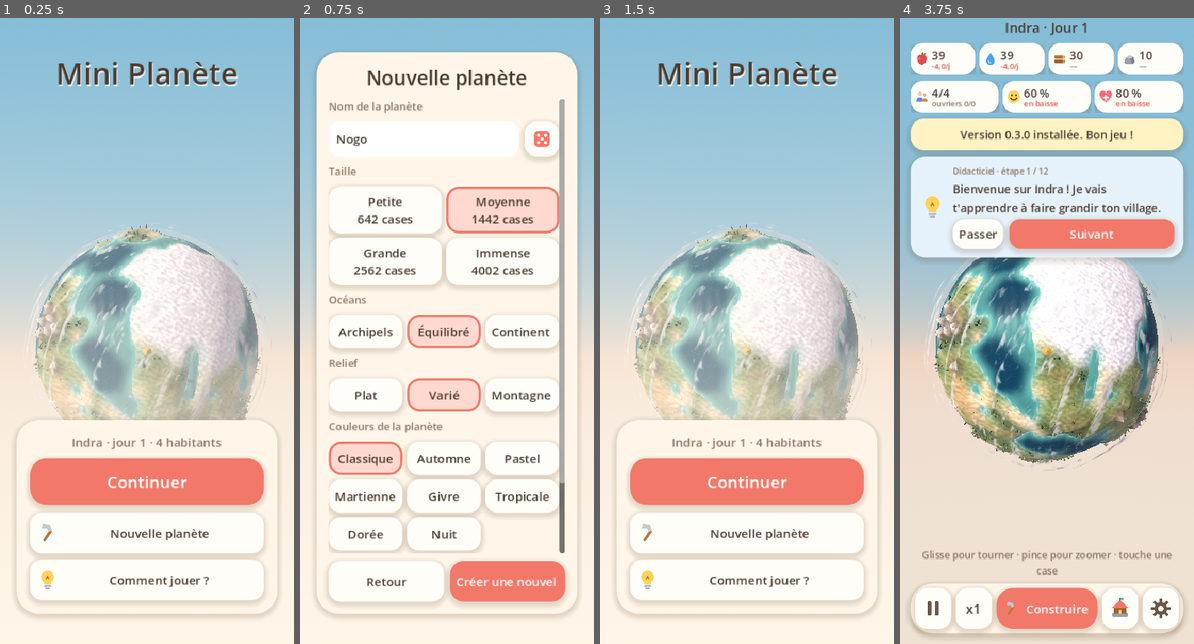
Above: before the commit, frames 1-4 (left to right).
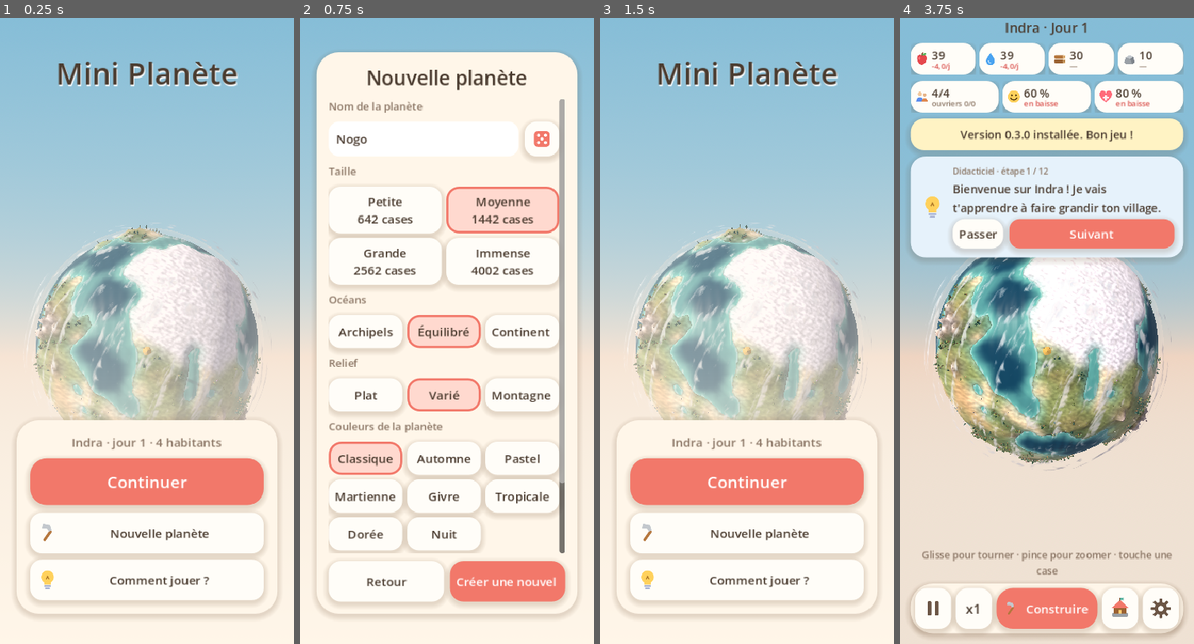
Above: after the commit, the same moments.

Repository: arthurlarguinat2-max/Github
Game: Godot game, scene res://scenes/main.tscn
Two runs of this game, one before a commit and one after it. Both use one fixed random seed, a clock stepped at 60 frames per second and the inputs below.
Inputs (mouse positions are in pixels of both pictures, inside the frame that each line leads up to):
- Up to frame 1 (0.25 s): no input
- Up to frame 2 (0.75 s): click "Nouvelle planète" at 0.5 s
- Up to frame 3 (1.5 s): click (744, 600) at 1.27 s; type "Alex" at 1.35 s
- Up to frame 4 (3.75 s): click "Nouvelle planète" at 2 s; click (1044, 600) at 2.77 s; type "Alex" at 2.85 s; click "Comment jouer ?" at 3.5 s

The runs differ from the first frame. In frame 1, 0.3% of the frame differs, in the area x 11-89%, y 32-65%; in frame 2, nothing differs; in frame 3, 0.4%; in frame 4, 0.9%, in the area x 11-89%, y 38-72%.

Commit message:
Redessine les rivages et le village : vergers, ruchers et bains

Diff:
--- /dev/null
+++ b/assets/icons/ui/apiary.svg
@@ -0,0 +1 @@
+<svg xmlns="http://www.w3.org/2000/svg" width="64" height="64" viewBox="0 0 64 64"><path d="M9 50c2-22 9-39 23-39s22 15 23 39q-20 8-46 0" fill="#dda950"/><path d="M17 30q15 6 30 0m-33 9q18 7 36 0" fill="none" stroke="#a66e3a" stroke-width="4"/><ellipse cx="32" cy="47" rx="6" ry="5" fill="#674332"/></svg>
--- /dev/null
+++ b/assets/icons/ui/bathhouse.svg
@@ -0,0 +1 @@
+<svg xmlns="http://www.w3.org/2000/svg" width="64" height="64" viewBox="0 0 64 64"><ellipse cx="32" cy="44" rx="26" ry="12" fill="#9c9990"/><ellipse cx="32" cy="41" rx="22" ry="8" fill="#77bbc1"/><path d="M23 30c-8-8 8-10 2-19m11 17c-6-6 7-10 3-17" fill="none" stroke="#dcd9cd" stroke-width="4" stroke-linecap="round"/></svg>
--- /dev/null
+++ b/assets/icons/ui/orchard.svg
@@ -0,0 +1 @@
+<svg xmlns="http://www.w3.org/2000/svg" width="64" height="64" viewBox="0 0 64 64"><path d="M27 56V24h8v32" fill="#80573c"/><path d="M11 32C4 21 16 14 21 14c4-14 26-13 29 2 15 4 12 24-2 25H20q-8 0-9-9" fill="#688755"/><g fill="#ef9361"><circle cx="20" cy="29" r="4"/><circle cx="40" cy="18" r="4"/><circle cx="45" cy="32" r="4"/></g></svg>
--- a/assets/terrain/ground.gdshader
+++ b/assets/terrain/ground.gdshader
@@ -21,5 +21,11 @@
 	if (!OUTPUT_IS_SRGB) { soil = pow(soil, vec3(2.2)); }
 	ALBEDO = soil * (0.68 + 0.45 * patches + 0.26 * grit)
 		* mix(vec3(1.0), vec3(0.66, 0.61, 0.57) + 0.48 * strata, cliff);
-	ROUGHNESS = 0.94;
+	// A damp band and fine sand ridges follow elevation around each shoreline.
+	float elevation = length(pos) - 1.0;
+	float beach = (1.0 - smoothstep(0.002, 0.011, elevation)) * (1.0 - cliff);
+	float damp = 1.0 - smoothstep(0.0005, 0.004 + patches * 0.0015, elevation);
+	float sand = sin(elevation * 2800.0 + patches * 4.0) * 0.025;
+	ALBEDO *= 1.0 + beach * (sand - 0.18 * damp);
+	ROUGHNESS = mix(0.94, 0.56, beach * damp);
 }
--- a/data/buildings.json
+++ b/data/buildings.json
@@ -402,6 +402,80 @@
 				"desert",
 				"hills"
 			]
+		},
+		"orchard": {
+			"name_key": "BLD_ORCHARD",
+			"short_key": "BLD_ORCHARD_SHORT",
+			"desc_key": "BLD_ORCHARD_DESC",
+			"age": "stone",
+			"category": "food",
+			"order": 45,
+			"priority": 3,
+			"cost": {
+				"wood": 12,
+				"stone": 3
+			},
+			"territory": 1,
+			"terrains": [
+				"plains",
+				"forest",
+				"hills"
+			],
+			"build_days": 0.5,
+			"produces": {
+				"food": 5
+			},
+			"profession": "gatherer",
+			"workers": 1,
+			"fertility_bonus": true
+		},
+		"apiary": {
+			"name_key": "BLD_APIARY",
+			"short_key": "BLD_APIARY_SHORT",
+			"desc_key": "BLD_APIARY_DESC",
+			"age": "stone",
+			"category": "food",
+			"order": 46,
+			"priority": 3,
+			"cost": {
+				"wood": 18,
+				"stone": 5
+			},
+			"territory": 1,
+			"terrains": [
+				"plains",
+				"forest",
+				"hills"
+			],
+			"build_days": 0.5,
+			"produces": {
+				"food": 3
+			},
+			"profession": "farmer",
+			"workers": 1,
+			"happiness": 3
+		},
+		"bathhouse": {
+			"name_key": "BLD_BATHHOUSE",
+			"short_key": "BLD_BATHHOUSE_SHORT",
+			"desc_key": "BLD_BATHHOUSE_DESC",
+			"age": "stone",
+			"category": "services",
+			"order": 47,
+			"priority": 3,
+			"cost": {
+				"stone": 18,
+				"wood": 12
+			},
+			"territory": 1,
+			"terrains": [
+				"plains",
+				"forest",
+				"hills"
+			],
+			"build_days": 0.5,
+			"workers": 0,
+			"health": 4
 		}
 	},
 	"start": {
--- a/data/locale/en.json
+++ b/data/locale/en.json
@@ -331,5 +331,14 @@
 	"TUTO_TOWNHALL": "This is your town hall, the heart of the village. Tap the Village button (bottom) to explore it.",
 	"TUTO_TRAIN_WATER": "A well needs a water carrier. Open Village, People tab, and train a water carrier.",
 	"TUTO_TRAIN_GATHERER": "Train 2 gatherers in Village, People tab.",
-	"TUTO_UPGRADE": "Once you have 6 people and enough wood and stone, upgrade the town hall to unlock new buildings and skills."
+	"TUTO_UPGRADE": "Once you have 6 people and enough wood and stone, upgrade the town hall to unlock new buildings and skills.",
+	"BLD_ORCHARD": "Orchard",
+	"BLD_ORCHARD_SHORT": "Fruit",
+	"BLD_ORCHARD_DESC": "A gatherer harvests fruit. Fertile land improves the harvest.",
+	"BLD_APIARY": "Apiary",
+	"BLD_APIARY_SHORT": "Honey",
+	"BLD_APIARY_DESC": "A farmer gathers honey from the hives and improves village happiness.",
+	"BLD_BATHHOUSE": "Village baths",
+	"BLD_BATHHOUSE_SHORT": "Baths",
+	"BLD_BATHHOUSE_DESC": "A sheltered stone pool where villagers look after their health."
 }
--- a/data/locale/fr.json
+++ b/data/locale/fr.json
@@ -331,5 +331,14 @@
 	"TUTO_TOWNHALL": "Voici ton Hôtel de ville, le cœur du village. Touche le bouton Village (en bas) pour le découvrir.",
 	"TUTO_TRAIN_WATER": "Un puits a besoin d'un porteur d'eau. Ouvre Village, onglet Habitants, et forme un porteur d'eau.",
 	"TUTO_TRAIN_GATHERER": "Forme 2 cueilleurs dans Village, onglet Habitants.",
-	"TUTO_UPGRADE": "Quand tu auras 6 habitants et assez de bois et de pierre, améliore l'Hôtel de ville pour débloquer de nouveaux bâtiments et compétences."
+	"TUTO_UPGRADE": "Quand tu auras 6 habitants et assez de bois et de pierre, améliore l'Hôtel de ville pour débloquer de nouveaux bâtiments et compétences.",
+	"BLD_ORCHARD": "Verger",
+	"BLD_ORCHARD_SHORT": "Fruits",
+	"BLD_ORCHARD_DESC": "Un cueilleur récolte les fruits. Les terres fertiles améliorent la récolte.",
+	"BLD_APIARY": "Rucher",
+	"BLD_APIARY_SHORT": "Miel",
+	"BLD_APIARY_DESC": "Un agriculteur récolte le miel des ruches et contribue au bonheur du village.",
+	"BLD_BATHHOUSE": "Bains du village",
+	"BLD_BATHHOUSE_SHORT": "Bains",
+	"BLD_BATHHOUSE_DESC": "Un bassin de pierre abrité où les habitants prennent soin de leur santé."
 }
--- a/data/townhall.json
+++ b/data/townhall.json
@@ -13,7 +13,8 @@
 				"gatherer": 2,
 				"woodcutter": 2,
 				"well": 2,
-				"quarry": 1
+				"quarry": 1,
+				"orchard": 1
 			},
 			"professions": [
 				"water_carrier",
@@ -44,7 +45,10 @@
 				"woodcutter": 3,
 				"well": 3,
 				"quarry": 2,
-				"field": 2
+				"field": 2,
+				"orchard": 1,
+				"apiary": 1,
+				"bathhouse": 1
 			},
 			"professions": [
 				"water_carrier",
@@ -88,7 +92,10 @@
 				"mill": 1,
 				"bakery": 1,
 				"workshop": 1,
-				"outpost": 2
+				"outpost": 2,
+				"orchard": 2,
+				"apiary": 1,
+				"bathhouse": 1
 			},
 			"professions": [
 				"water_carrier",
@@ -137,7 +144,10 @@
 				"workshop": 2,
 				"outpost": 3,
 				"healer": 2,
-				"stone_circle": 1
+				"stone_circle": 1,
+				"orchard": 2,
+				"apiary": 2,
+				"bathhouse": 2
 			},
 			"professions": [
 				"water_carrier",
@@ -195,7 +205,10 @@
 				"workshop": 3,
 				"outpost": 4,
 				"healer": 3,
-				"stone_circle": 2
+				"stone_circle": 2,
+				"orchard": 3,
+				"apiary": 2,
+				"bathhouse": 2
 			},
 			"professions": [
 				"water_carrier",
@@ -246,7 +259,10 @@
 				"workshop": 4,
 				"outpost": 6,
 				"healer": 4,
-				"stone_circle": 3
+				"stone_circle": 3,
+				"orchard": 3,
+				"apiary": 3,
+				"bathhouse": 3
 			},
 			"professions": [
 				"water_carrier",
--- a/scripts/core/user_settings.gd
+++ b/scripts/core/user_settings.gd
@@ -10,7 +10,6 @@
 	"haptics": true,
 	"language": "",     # "" = follow the device language
 	"clouds": true,
-	"outlines": true,
 	"sky": "soft",
 	"last_version": "",  # Used to greet the player after an update.
 }
--- a/scripts/dev/screenshot_runner.gd
+++ b/scripts/dev/screenshot_runner.gd
@@ -68,7 +68,7 @@
 	eco.population = 12
 	eco.townhall_level = 3
 	eco._rebuild_caches()
-	for id in ["hut", "well", "gatherer", "woodcutter", "field", "bakery", "hut", "campfire"]:
+	for id in ["orchard", "apiary", "bathhouse", "hut", "well", "field", "bakery", "campfire"]:
 		for i in GameState.sim.planet.cell_count():
 			var reason: String = eco.can_build(i, id)
 			if reason == "" or reason == "BUILD_ERR_BUILDERS":
--- a/scripts/main.gd
+++ b/scripts/main.gd
@@ -48,7 +48,7 @@
 	planet = PlanetView.new()
 	planet.economy = sim.economy
 	add_child(planet)
-	apply_appearance(false)  # Palette/outlines must be known before the first build.
+	apply_appearance(false)  # Palette must be known before the first build.
 	planet.setup(sim.planet, sim.terrain_defs, cam, sim.world_seed)
 	apply_appearance(false)
 	planet.focus_cell(sim.economy.village_center)
@@ -86,13 +86,12 @@
 
 
 ## Applies the planet customization (palette, village color) and the device
-## preferences (sky, clouds, outlines). `rebuild` regenerates the ground mesh.
+## preferences (sky and clouds). `rebuild` regenerates the ground mesh.
 func apply_appearance(rebuild: bool) -> void:
 	var custom: Dictionary = GameState.sim.custom
 	var options: Dictionary = GameState.config.get("customization", {})
 	var palettes: Dictionary = options.get("palettes", {})
 	planet.palette = palettes.get(custom.get("palette", "classic"), {}).get("colors", {})
-	planet.outlines = bool(UserSettings.get_value("outlines"))
 	if rebuild:
 		planet.rebuild_surface()
 	planet.set_clouds_visible(bool(UserSettings.get_value("clouds")))
--- a/scripts/render/building_meshes.gd
+++ b/scripts/render/building_meshes.gd
@@ -113,6 +113,35 @@
 				var a := TAU * k / 7.0
 				_add(root, _capsule(0.0032, 0.022), "stone", Vector3(cos(a) * 0.02, 0.01, sin(a) * 0.02), Vector3(0.12 * sin(a * 3.0), -a, 0.1), Vector3(1, 1, 0.7))
 			_add(root, _sphere(0.004, 8), "fire", Vector3(0, 0.005, 0), Vector3.ZERO, Vector3(1, 1.6, 1))
+		"orchard":
+			for tree in 3:
+				var angle := tree * TAU / 3.0
+				var base := Vector3(cos(angle), 0, sin(angle)) * 0.021
+				_add(root, _capsule(0.0028, 0.027), "bark", base + Vector3.UP * 0.012)
+				for limb in 3:
+					var turn := limb * TAU / 3.0 + angle
+					var branch := Vector3(cos(turn), 0.0, sin(turn))
+					var crown := base + branch * 0.006 + Vector3.UP * (0.023 + 0.003 * limb)
+					_add(root, _sphere(0.011, 12), "bush", crown)
+					_add(root, _sphere(0.0024, 8), "berry", crown + branch * 0.010)
+			_add(root, _cylinder(0.006, 0.0045, 0.007, 14), "straw", Vector3(0, 0.003, 0))
+			_add(root, _torus(0.004, 0.006), "log", Vector3(0, 0.007, 0))
+		"apiary":
+			for hive in 3:
+				var base := Vector3((hive - 1) * 0.020, 0, 0.009 if hive == 1 else -0.010)
+				_add(root, _cylinder(0.011, 0.012, 0.005, 16), "stone", base + Vector3.UP * 0.0025)
+				_add(root, _dome(0.010, 0.019), "straw", base + Vector3.UP * 0.005)
+				for coil in 3:
+					var radius := 0.010 - 0.0009 * coil
+					_add(root, _torus(radius - 0.0016, radius), "grain", base + Vector3.UP * (0.008 + 0.003 * coil))
+				_add(root, _sphere(0.002, 8), "door", base + Vector3(0, 0.008, 0.010))
+		"bathhouse":
+			_round_house(root, 0.014, 0.016, "clay", false, Vector3(-0.012, 0, -0.009))
+			var pool := Vector3(0.010, 0.004, 0.012)
+			_add(root, _torus(0.012, 0.017), "rock", pool, Vector3.ZERO, Vector3(1.25, 0.75, 0.9))
+			_add(root, _cylinder(0.014, 0.014, 0.002, 24), "water", pool, Vector3.ZERO, Vector3(1.25, 1, 0.9))
+			for step in 3:
+				_boulder(root, Vector3(-0.013 + step * 0.004, 0.001, 0.009), Vector3(0.006, 0.003, 0.005), "stone", step * 0.6)
 		"outpost":
 			_add(root, _capsule(0.0015, 0.064), "log", Vector3(0, 0.032, 0))
 			_add(root, _sphere(0.009, 8), "accent", Vector3(0.008, 0.055, 0), Vector3.ZERO, Vector3(1.1, 0.6, 0.15))
--- a/scripts/render/life.gd
+++ b/scripts/render/life.gd
@@ -15,6 +15,8 @@
 var _walkers: Array = []
 var _bodies: MultiMesh
 var _heads: MultiMesh
+var _bees: MultiMesh
+var _hive_frames: Array[Transform3D] = []
 var _birds: MultiMesh
 var _bird_paths: Array = []
 var _smoke_root: Node3D
@@ -27,6 +29,15 @@
 	_rng.seed = view._world_seed + 5
 	_bodies = _make_multimesh(_body_mesh(), MAX_WALKERS, true)
 	_heads = _make_multimesh(_head_mesh(), MAX_WALKERS, false)
+	var bee := SphereMesh.new()
+	bee.radius = 0.0013
+	bee.height = 0.0026
+	bee.radial_segments = 8
+	bee.rings = 3
+	var wax := StandardMaterial3D.new()
+	wax.albedo_color = Color("f7bb4f")
+	bee.material = wax
+	_bees = _make_multimesh(bee, 0, false)
 	_birds = _make_multimesh(_bird_mesh(), BIRD_COUNT, false)
 	# A shared orbit per flock keeps the silhouettes together through a turn.
 	for flock in 3:
@@ -52,6 +63,7 @@
 	_time += delta * maxf(speed, 0.0)
 	_update_walkers(delta * speed)
 	_update_birds()
+	_update_bees()
 
 
 # --- Villagers -------------------------------------------------------------------
@@ -146,6 +158,19 @@
 		_birds.set_instance_transform(i, Transform3D(basis, dir * (float(p.radius) + 0.008 * sin(angle * 5.0 + i * 0.2))))
 
 
+## Curved foraging flights in the tangent plane of each occupied hive.
+func _update_bees() -> void:
+	var size: float = view._object_scale
+	for hive in _hive_frames.size():
+		var frame := _hive_frames[hive]
+		for bee in 5:
+			var phase := _time * (1.3 + 0.12 * bee) + bee * 2.4 + hive
+			var flight := Vector3(cos(phase) * 0.024, 0.020 + sin(phase * 2.1) * 0.005,
+				sin(phase * 1.7) * 0.018)
+			var pose := Transform3D(Basis.from_scale(Vector3(1.4, 0.8, 1) * size), flight * size)
+			_bees.set_instance_transform(hive * 5 + bee, frame * pose)
+
+
 # --- Smoke -----------------------------------------------------------------------
 
 func refresh_smoke() -> void:
@@ -154,8 +179,12 @@
 	var eco = view.economy
 	if eco == null:
 		return
+	_hive_frames.clear()
 	for cell in eco.building_cells():
 		var id: String = view.planet.buildings[cell]
+		if id == "apiary" and eco.is_active(cell):
+			var up: Vector3 = view.planet.grid.centers[cell]
+			_hive_frames.append(Transform3D(Basis(Quaternion(Vector3.UP, up)), up * view._heights[cell]))
 		if not SMOKY.has(id) or not eco.is_active(cell):
 			continue
 		var dir: Vector3 = view.planet.grid.centers[cell]
@@ -164,6 +193,11 @@
 		var smoke := _make_smoke(s)
 		smoke.transform = Transform3D(Basis(Quaternion(Vector3.UP, dir)), dir * (view._heights[cell] + height * s))
 		_smoke_root.add_child(smoke)
+	var bee_count := _hive_frames.size() * 5
+	if _bees.instance_count != bee_count:
+		_bees.instance_count = bee_count
+		_bees.visible_instance_count = bee_count
+		_update_bees()
 
 
 func _make_smoke(s: float) -> CPUParticles3D:
--- a/scripts/render/planet_view.gd
+++ b/scripts/render/planet_view.gd
@@ -56,8 +56,6 @@
 
 ## Terrain id -> hex color overriding terrains.json (player palette).
 var palette: Dictionary = {}
-## Draws a darker border around each land cell (easier to tell cells apart).
-var outlines := true
 
 
 func setup(p_planet, p_terrain_defs: Dictionary, p_camera: Camera3D, world_seed: int) -> void:
@@ -229,7 +227,7 @@
 		_highlight.mesh = _build_highlight_mesh(selected)
 
 
-## Rebuilds the ground (after a palette or outline change).
+## Rebuilds the ground (after a palette change).
 func rebuild_surface() -> void:
 	for node in _surface_nodes:
 		node.queue_free()
@@ -253,15 +251,7 @@
 	var buffer := MeshBuffer.new()
 	var green := Color(0.36, 0.86, 0.74)  # Soft turquoise (design system TEAL).
 	for cell in cells:
-		var center: Vector3 = planet.grid.centers[cell]
-		var cs: PackedVector3Array = planet.grid.corners[cell]
-		var h := _heights[cell] + 0.006
-		for k in cs.size():
-			var da := center.lerp(cs[k], 0.82).normalized()
-			var db := center.lerp(cs[(k + 1) % cs.size()], 0.82).normalized()
-			var a := da * (maxf(terrain.surface_radius(da, cell), 1.0) + 0.006)
-			var b := db * (maxf(terrain.surface_radius(db, cell), 1.0) + 0.006)
-			buffer.add_tri(center * h, a, b, green, green, green, center)
+		_add_marker(buffer, cell, 0.19, green, 16)
 	_placement.mesh = buffer.to_mesh(null)
 	_placement.visible = not cells.is_empty()
 
@@ -322,7 +312,7 @@
 		_heights[i] = terrain.cell_top(i)
 
 
-## Smooth land + animated sea + optional thin cell outlines.
+## Smooth land + animated sea.
 func _build_surface(_seed: int) -> void:
 	var subdivisions := 5 if planet.grid.frequency <= 12 else 6
 	var land := terrain.build_land_mesh(subdivisions)
@@ -340,8 +330,6 @@
 	sea.cast_shadow = GeometryInstance3D.SHADOW_CASTING_SETTING_OFF
 	add_child(sea)
 	_surface_nodes.append(sea)
-	if outlines:
-		_add_mesh(terrain.build_outline_mesh())
 
 
 func _add_mesh(mesh: Mesh) -> void:
@@ -449,7 +437,7 @@
 	trunk.top_radius = 0.0018
 	trunk.bottom_radius = 0.003
 	trunk.height = 0.014
-	trunk.radial_segments = 6
+	trunk.radial_segments = 12
 	trunk.rings = 1
 	_add_multimesh(trunk, trunks, no_colors, Color("9a6a45"))
 	var puff := SphereMesh.new()
@@ -458,17 +446,31 @@
 	puff.radial_segments = 10
 	puff.rings = 6
 	_add_multimesh(puff, puffs, puff_colors, Color.WHITE, true)
-	var pine := CylinderMesh.new()
-	pine.top_radius = 0.0
-	pine.bottom_radius = 0.01
-	pine.height = 0.016
-	pine.radial_segments = 8
-	pine.rings = 1
+	# Overlapping tapered crowns give the conifers a soft silhouette from any angle.
+	var profile := Curve.new()
+	profile.add_point(Vector2(0.0, 0.02))
+	profile.add_point(Vector2(0.18, 0.90))
+	profile.add_point(Vector2(0.36, 0.98))
+	profile.add_point(Vector2(0.70, 0.48))
+	profile.add_point(Vector2(1.0, 0.02))
+	var pine_surface := SurfaceTool.new()
+	pine_surface.begin(Mesh.PRIMITIVE_TRIANGLES)
+	var sides := 12
+	for level in 6:
+		for side in sides:
+			for corner: Vector2i in [Vector2i(0, 0), Vector2i(1, 0), Vector2i(1, 1), Vector2i(0, 0), Vector2i(1, 1), Vector2i(0, 1)]:
+				var t := float(level + corner.y) / 6.0
+				var angle := TAU * (side + corner.x) / sides
+				var radial := Vector3(cos(angle), 0, sin(angle))
+				var slope := (profile.sample_baked(minf(t + 0.02, 1.0)) - profile.sample_baked(maxf(t - 0.02, 0.0))) / 0.04
+				pine_surface.set_normal((radial - Vector3.UP * slope * 0.625).normalized())
+				pine_surface.add_vertex(radial * profile.sample_baked(t) * 0.010 + Vector3.UP * (t - 0.5) * 0.016)
+	var pine := pine_surface.commit()
 	_add_multimesh(pine, pines, pine_colors, Color.WHITE, true)
 	var rock := SphereMesh.new()
 	rock.radius = 0.006
 	rock.height = 0.012
-	rock.radial_segments = 7
+	rock.radial_segments = 12
 	rock.rings = 4
 	_add_multimesh(rock, rocks, rock_colors, Color.WHITE)
 	_add_multimesh(_grass_tuft(), grasses, grass_colors, Color.WHITE, true)
@@ -573,24 +575,39 @@
 	return deck
 
 
-## Bright ring along the border of the selected cell, following the terrain.
+## Circular terrain-following markers leave the underlying landscape unobstructed.
 func _build_highlight_mesh(cell: int) -> ArrayMesh:
 	var buffer := MeshBuffer.new()
+	_add_marker(buffer, cell, 0.43, Color.WHITE, 40)
+	return buffer.to_mesh(null)
+
+
+func _add_marker(buffer: MeshBuffer, cell: int, size: float, color: Color, segments: int) -> void:
 	var center: Vector3 = planet.grid.centers[cell]
-	var cs: PackedVector3Array = planet.grid.corners[cell]
-	var white := Color.WHITE
-	for k in cs.size():
-		var da: Vector3 = cs[k]
-		var db: Vector3 = cs[(k + 1) % cs.size()]
-		var ia := center.lerp(da, 0.8).normalized()
-		var ib := center.lerp(db, 0.8).normalized()
-		var a := da * (maxf(terrain.surface_radius(da, cell), 1.0) + 0.005)
-		var b := db * (maxf(terrain.surface_radius(db, cell), 1.0) + 0.005)
-		var a_in := ia * (maxf(terrain.surface_radius(ia, cell), 1.0) + 0.005)
-		var b_in := ib * (maxf(terrain.surface_radius(ib, cell), 1.0) + 0.005)
-		buffer.add_tri(a, b, b_in, white, white, white, center)
-		buffer.add_tri(a, b_in, a_in, white, white, white, center)
-	return buffer.to_mesh(null)
+	var frame := Basis(Quaternion(Vector3.UP, center))
+	var radius: float = terrain.spacing * size
+	var first_outer := Vector3.ZERO
+	var first_inner := Vector3.ZERO
+	var prev_outer := Vector3.ZERO
+	var prev_inner := Vector3.ZERO
+	for step in range(segments + 1):
+		var outer := first_outer
+		var inner := first_inner
+		if step < segments:
+			var angle := TAU * step / segments
+			var rim := frame * Vector3(cos(angle), 0, sin(angle)) * radius
+			var a := (center + rim).normalized()
+			var b := (center + rim * 0.86).normalized()
+			outer = a * (maxf(terrain.surface_radius(a, cell), 1.0) + 0.005)
+			inner = b * (maxf(terrain.surface_radius(b, cell), 1.0) + 0.005)
+		if step == 0:
+			first_outer = outer
+			first_inner = inner
+		else:
+			buffer.add_tri(prev_outer, outer, inner, color, color, color, center)
+			buffer.add_tri(prev_outer, inner, prev_inner, color, color, color, center)
+		prev_outer = outer
+		prev_inner = inner
 
 
 func _placement_material() -> StandardMaterial3D:
--- a/scripts/render/terrain_builder.gd
+++ b/scripts/render/terrain_builder.gd
@@ -4,7 +4,7 @@
 ## the neighbouring cells (soft hills, natural coastlines, color gradients),
 ## adds rounded mountain peaks and a little noise. Water cells sit below sea
 ## level so a separate animated sea sphere draws the coast automatically.
-## The hex grid stays visible as thin outlines (gameplay readability).
+## Rendering samples a gently warped sphere independently of the simulation grid.
 extends RefCounted
 
 const SEA_LEVEL := 1.0
@@ -90,7 +90,10 @@
 ## Surface radius and color at direction `dir` (unit vector).
 func sample(dir: Vector3, hint: int = -1) -> Array:
 	var grid = planet.grid
-	var c := cell_of(dir, hint)
+	# Domain warp bends the shoreline between sample points and keeps it continuous at the poles.
+	var shift := Vector3(_noise.get_noise_3dv(dir * 3.1), _noise.get_noise_3dv(dir * 3.1 + Vector3(7, 3, 5)), _noise.get_noise_3dv(dir * 3.1 + Vector3(4, 11, 2)))
+	var sample_dir := (dir + shift * spacing * 0.32).normalized()
+	var c := cell_of(sample_dir, hint)
 	var reach := spacing * 1.15
 	var total := 0.0
 	var h := 0.0
@@ -100,7 +103,7 @@
 	var cells: Array = [c]
 	cells.append_array(Array(grid.neighbors[c]))
 	for k in cells:
-		var w := maxf(0.0, 1.0 - dir.angle_to(grid.centers[k]) / reach)
+		var w := maxf(0.0, 1.0 - sample_dir.angle_to(grid.centers[k]) / reach)
 		w = w * w * (3.0 - 2.0 * w)  # Smoothstep: soft, rounded blends.
 		if k == c:
 			w = maxf(w, 0.05)
@@ -114,7 +117,7 @@
 	var color := Color(r / total, g / total, b / total)
 	var weathering := _noise.get_noise_3dv(dir * 6.0)
 	if _peaks[c] > 0.0:
-		var d := clampf(1.0 - dir.angle_to(grid.centers[c]) / (spacing * 0.68), 0.0, 1.0)
+		var d := clampf(1.0 - sample_dir.angle_to(grid.centers[c]) / (spacing * 0.68), 0.0, 1.0)
 		var ridge := 1.0 - absf(_noise.get_noise_3dv(dir * 12.0))
 		var summit := d * d * (2.0 - d) * (0.68 + 0.72 * ridge)
 		h += _peaks[c] * summit
@@ -181,40 +184,6 @@
 	return mesh
 
 
-## Thin, soft lines along the cell borders, following the terrain.
-func build_outline_mesh() -> ArrayMesh:
-	var grid = planet.grid
-	var positions := PackedVector3Array()
-	for i in planet.cell_count():
-		var cs: PackedVector3Array = grid.corners[i]
-		var count := cs.size()
-		var lifted := PackedVector3Array()
-		lifted.resize(count)
-		for k in count:
-			var d: Vector3 = cs[k]
-			lifted[k] = d * (maxf(surface_radius(d, i), SEA_LEVEL) + 0.0025)
-		var center: Vector3 = grid.centers[i]
-		for k in count:
-			var a := lifted[k]
-			var b := lifted[(k + 1) % count]
-			var a_in := a.lerp(center * a.length(), 0.025)
-			var b_in := b.lerp(center * b.length(), 0.025)
-			positions.append_array(PackedVector3Array([a, b, b_in, a, b_in, a_in]))
-	var arrays := []
-	arrays.resize(Mesh.ARRAY_MAX)
-	arrays[Mesh.ARRAY_VERTEX] = positions
-	var mesh := ArrayMesh.new()
-	mesh.add_surface_from_arrays(Mesh.PRIMITIVE_TRIANGLES, arrays)
-	var mat := StandardMaterial3D.new()
-	mat.shading_mode = BaseMaterial3D.SHADING_MODE_UNSHADED
-	mat.albedo_color = Color(1.0, 0.98, 0.92, 0.10)
-	mat.transparency = BaseMaterial3D.TRANSPARENCY_ALPHA
-	mat.cull_mode = BaseMaterial3D.CULL_DISABLED
-	mat.no_depth_test = false
-	mesh.surface_set_material(0, mat)
-	return mesh
-
-
 ## Subdivided icosahedron: [unit vertices, triangle indices].
 static func _icosphere(subdivisions: int) -> Array:
 	var t := (1.0 + sqrt(5.0)) / 2.0
--- a/scripts/ui/hud.gd
+++ b/scripts/ui/hud.gd
@@ -949,7 +949,6 @@
 				appearance_changed.emit()
 				Haptics.light()))
 			box.add_child(_toggle(tr("CLOUDS"), "clouds", true))
-			box.add_child(_toggle(tr("OUTLINES"), "outlines", true))
 		"game":
 			box.add_child(_toggle(tr("HAPTICS"), "haptics", false))
 			box.add_child(_caption(tr("LANGUAGE")))
--- a/tests/unit/test_townhall.gd
+++ b/tests/unit/test_townhall.gd
@@ -289,3 +289,28 @@
 	for level in _json("res://data/townhall.json").levels:
 		for perk in level.get("perks", []):
 			assert_true(fr.has(perk.name_key), perk.name_key)
+
+
+func test_orchard_hives_and_baths_survive_reload() -> void:
+	var sim := _sim()
+	var eco := sim.economy
+	_rich(sim)
+	assert_eq(eco.unlock_level("orchard"), 1)
+	assert_eq(eco.unlock_level("apiary"), 2)
+	assert_eq(eco.unlock_level("bathhouse"), 2)
+	eco.townhall_level = 2
+	eco._rebuild_caches()
+	var placed := {}
+	for id in ["orchard", "apiary", "bathhouse"]:
+		var cell := _spot(sim, id)
+		assert_true(cell >= 0, str(id))
+		if cell < 0:
+			return
+		assert_true(eco.build(cell, id))
+		eco.complete_construction()
+		placed[id] = cell
+	var restored := _sim()
+	restored.from_dict(sim.to_dict())
+	for id in placed:
+		assert_eq(restored.planet.buildings[placed[id]], id)
+		assert_true(restored.economy.is_active(placed[id]))
